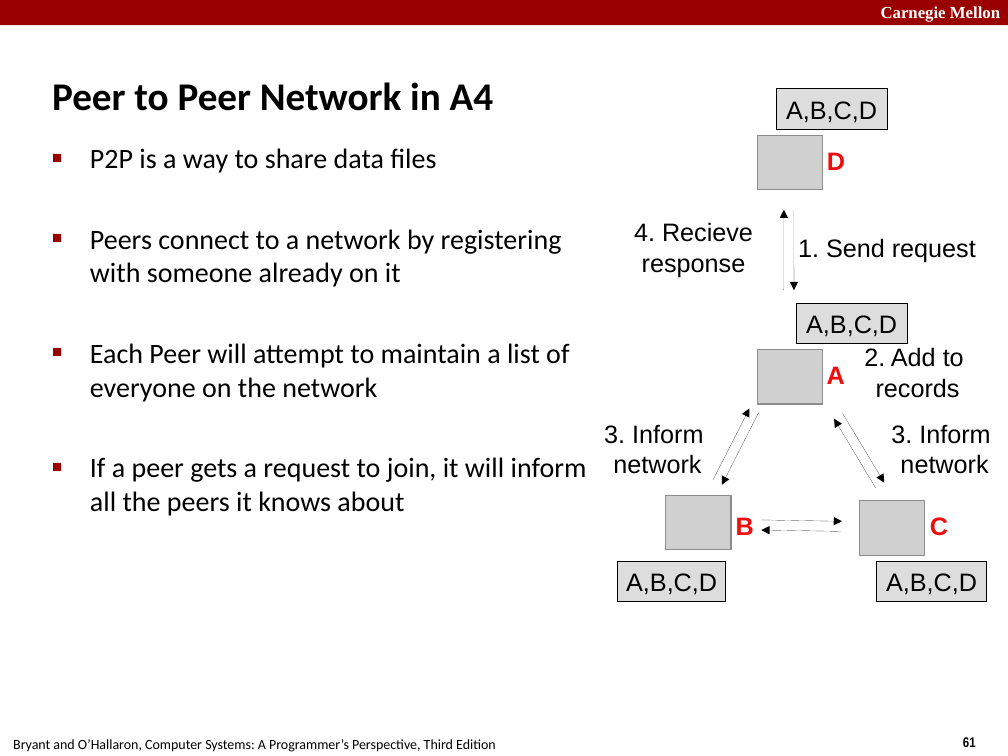
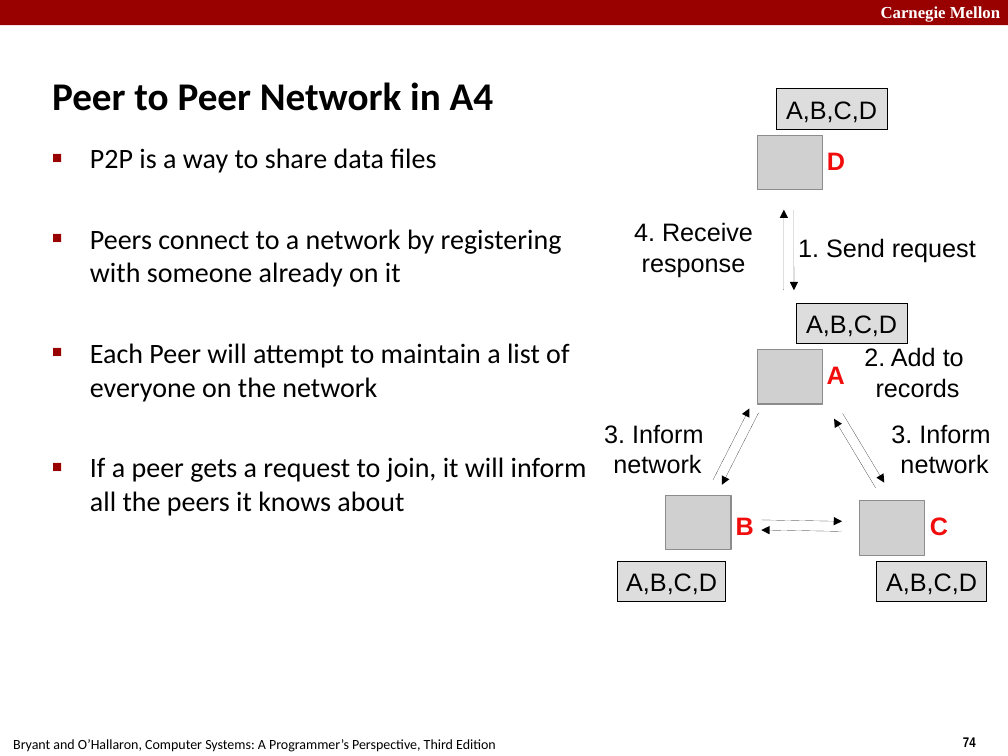
Before and after one commit to diku-compSys/compSys-e2023-pub, a slide deck: slide 74 of lectures/23-11-20_server_performance/performance.odp (slide 61 before the commit). Drawn at 1008x756 pixels with LibreOffice and Linux fonts; fonts in the diff are those of the drawing; grey boxes stand for pictures. Boxes give left, top, right and bottom in pixels: in the first picture for what was removed or moved away, otherwise in the second. Text is boxed around its words. In the diff, an @@ line names an element or a change of style, - is before the commit and + after.

```diff
--- a/lectures/23-11-20_server_performance/performance.odp
+++ b/lectures/23-11-20_server_performance/performance.odp
@@ text at [634, 222, 753, 242]: text changed @@
-4. Recieve
+4. Receive
@@ page number at [963, 737, 976, 747]: text changed @@
-61
+74
```
Also in this commit, not shown: 12 other slides changed, 25 slides added, 8 slides removed, 3 other files.
